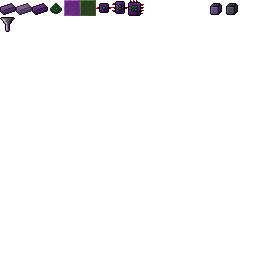
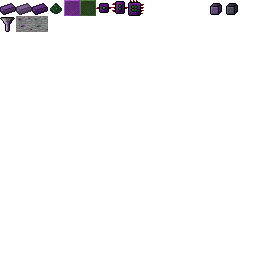
Revision of a layered 256 x 256 image; what changed, layer by layer:
added layer "limsew_ore.png" above "jaffarrol_ore.png" over [32, 16, 48, 32]
added layer "jaffarrol_ore.png" above "funnel" over [16, 16, 32, 32]
